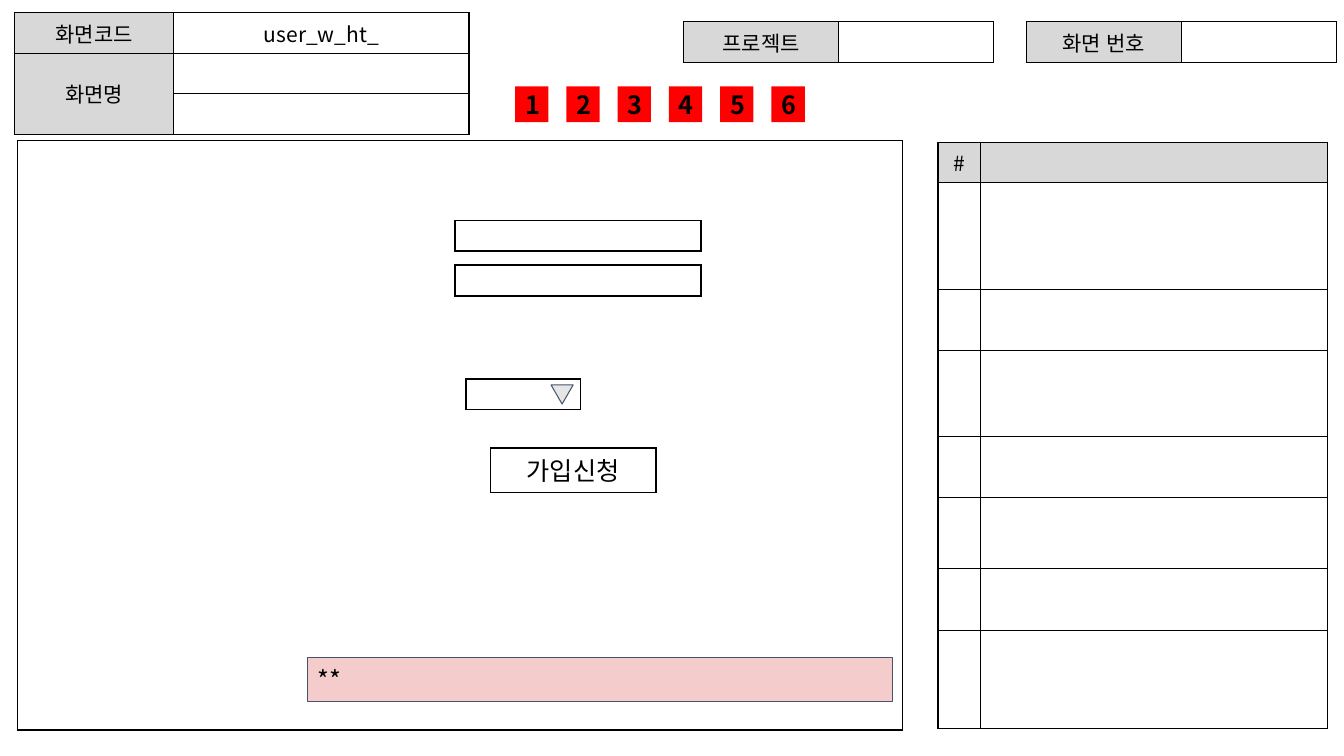
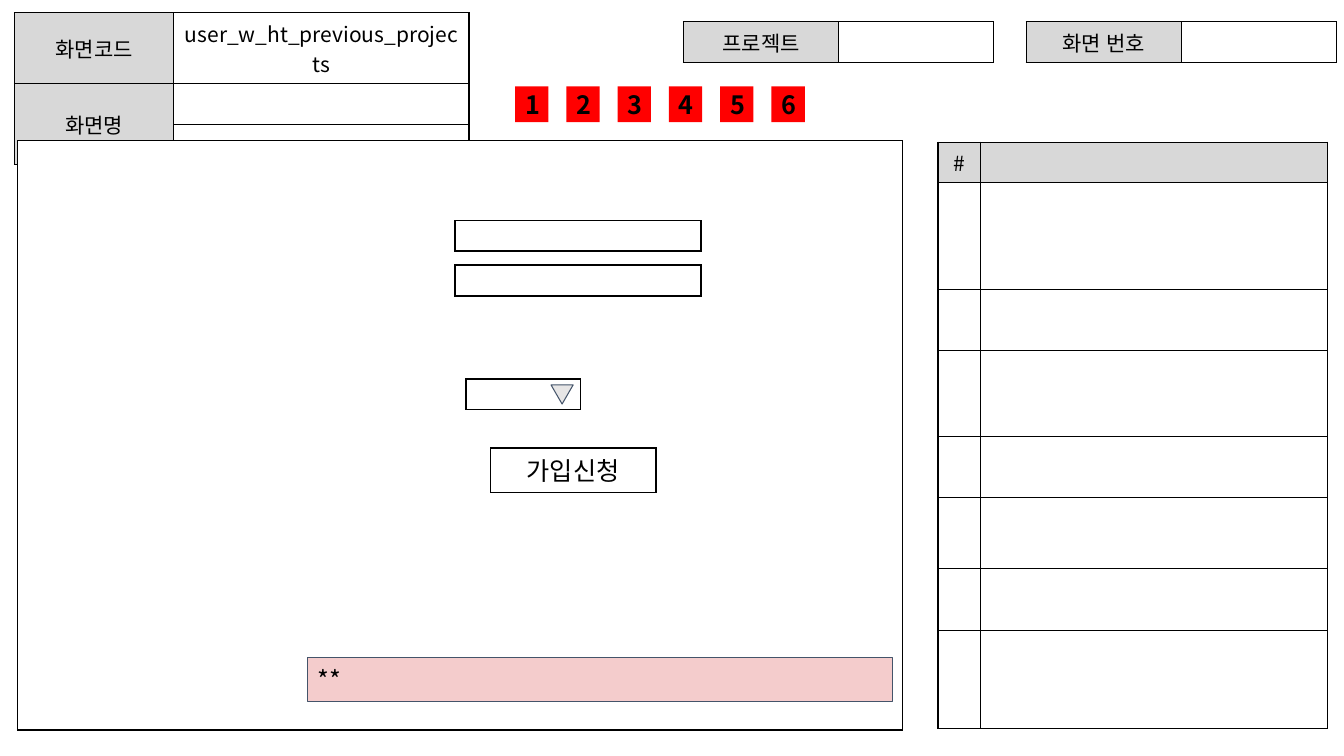
Before and after one commit to ezenteam2/EzenCrowdFunding, a slide deck: slide 10 of project03 화면설계서/project03 - 화면 설계서 - 현태.pptx. Drawn at 1344x756 pixels with LibreOffice and Linux fonts; fonts in the diff are those of the drawing. Boxes give left, top, right and bottom in pixels: in the first picture for what was removed or moved away, otherwise in the second. Text is boxed around its words. In the diff, an @@ line names an element or a change of style, - is before the commit and + after.

```diff
--- a/project03 화면설계서/project03 - 화면 설계서 - 현태.pptx
+++ b/project03 화면설계서/project03 - 화면 설계서 - 현태.pptx
@@ table at (14,13,469,139) @@
-row 1, column 2: user_w_ht_
+row 1, column 2: user_w_ht_previous_projects
```
Also in this commit, not shown: 15 other slides changed, 2 slides removed, 1 other file.
